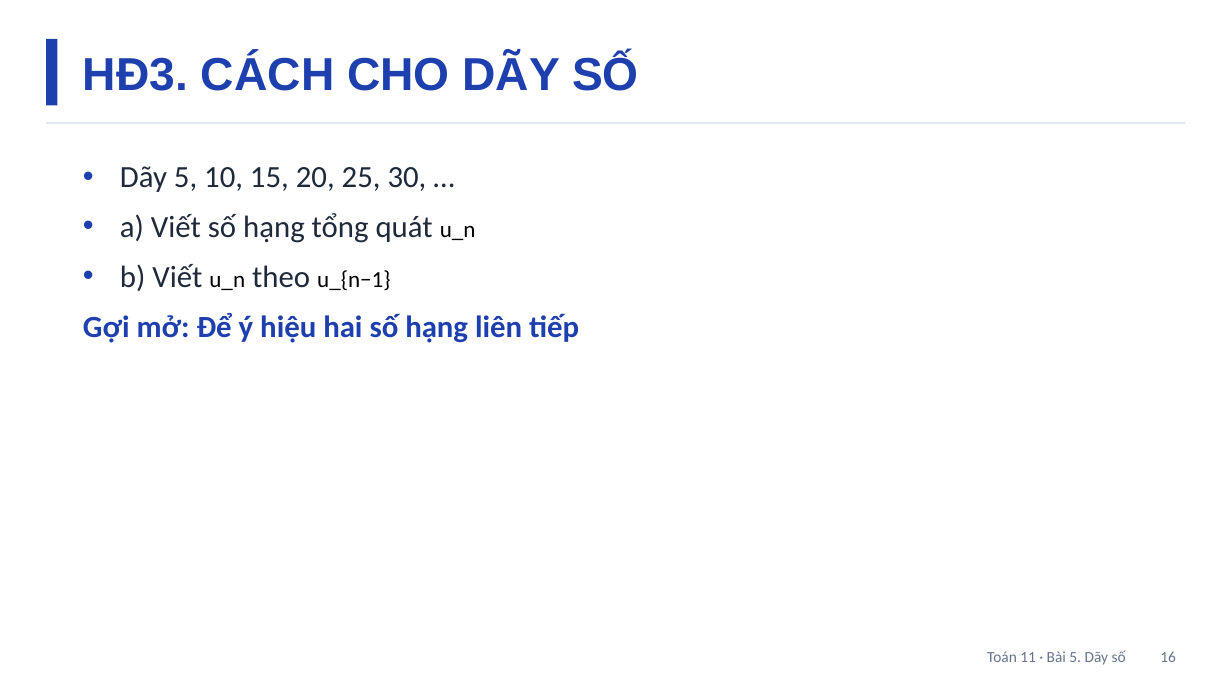
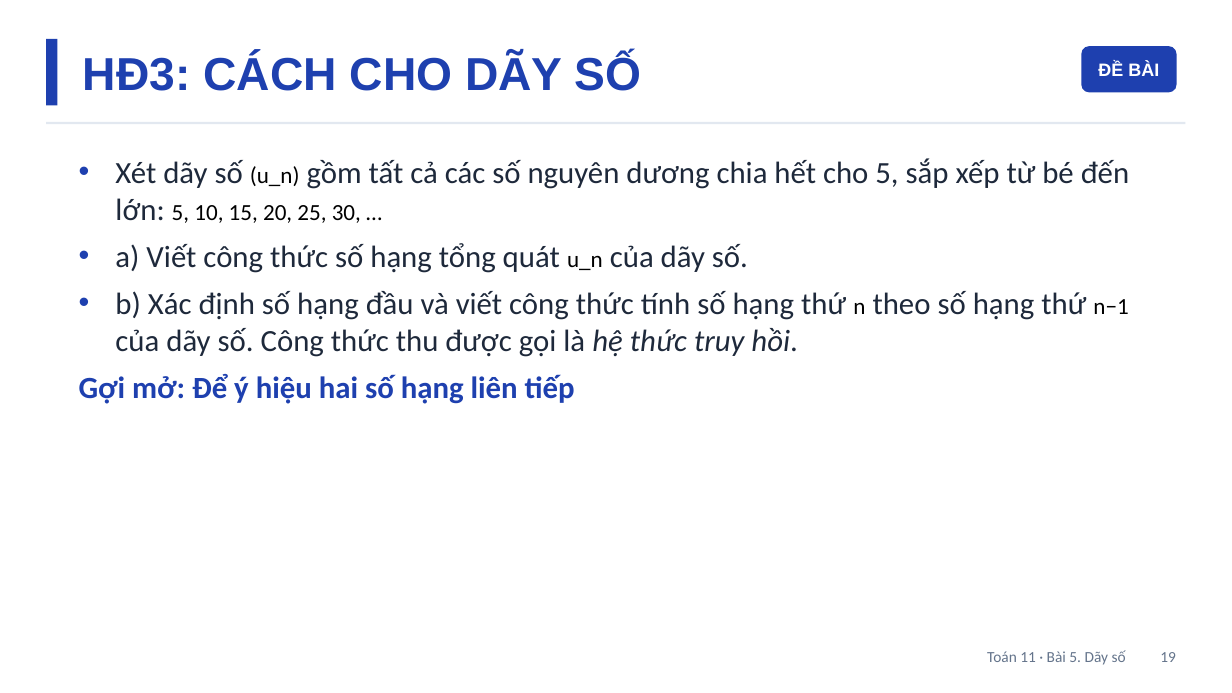
Before and after one commit to Trangtu66/Taode_thi_online, a slide deck: slide 19 of slide/Slide_TOAN11_Bai5_T11-12.pptx (slide 16 before the commit). Drawn at 1232x693 pixels with LibreOffice and Linux fonts; fonts in the diff are those of the drawing. Boxes give left, top, right and bottom in pixels: in the first picture for what was removed or moved away, otherwise in the second. Text is boxed around its words. In the diff, an @@ line names an element or a change of style, - is before the commit and + after.

```diff
--- a/slide/Slide_TOAN11_Bai5_T11-12.pptx
+++ b/slide/Slide_TOAN11_Bai5_T11-12.pptx
@@ text at (x1=83, y1=53, x2=642, y2=91): text changed @@
-HĐ3. CÁCH CHO DÃY SỐ
+HĐ3: CÁCH CHO DÃY SỐ
@@ rounded rectangle added at (x1=1081, y1=46, x2=1177, y2=92), fill #1E40AF, 14 pt, text #FFFFFF, bold @@
+ĐỀ BÀI
@@ text at (x1=115, y1=158, x2=1129, y2=357): text changed @@
-• Dãy 5, 10, 15, 20, 25, 30, …
-• a) Viết số hạng tổng quát u_n
-• b) Viết u_n theo u_{n−1}
+• Xét dãy số (u_n) gồm tất cả các số nguyên dương chia hết cho 5, sắp xếp từ bé đến lớn: 5, 10, 15, 20, 25, 30, …
+• a) Viết công thức số hạng tổng quát u_n của dãy số.
+• b) Xác định số hạng đầu và viết công thức tính số hạng thứ n theo số hạng thứ n−1 của dãy số. Công thức thu được gọi là hệ thức truy hồi.
@@ text at (x1=79, y1=374, x2=575, y2=404): less space between paragraphs @@
@@ text at (x1=987, y1=650, x2=1176, y2=665): text changed @@
-Toán 11 · Bài 5. Dãy số 16
+Toán 11 · Bài 5. Dãy số 19
```
Also in this commit, not shown: 46 other slides changed, 31 slides added, 1 slide removed, 8 other files.
